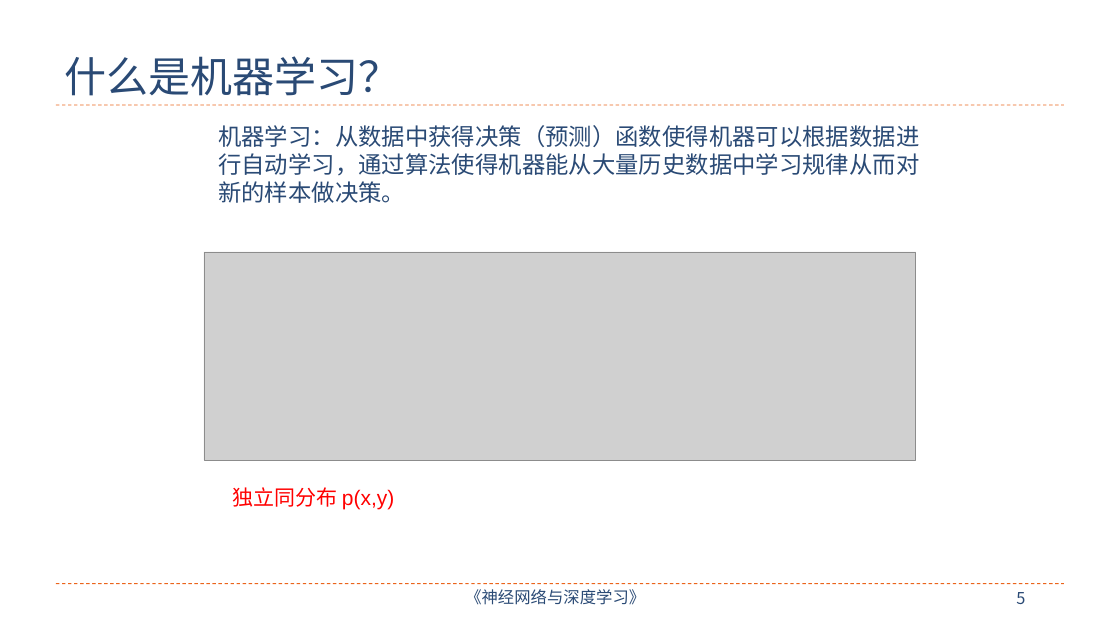
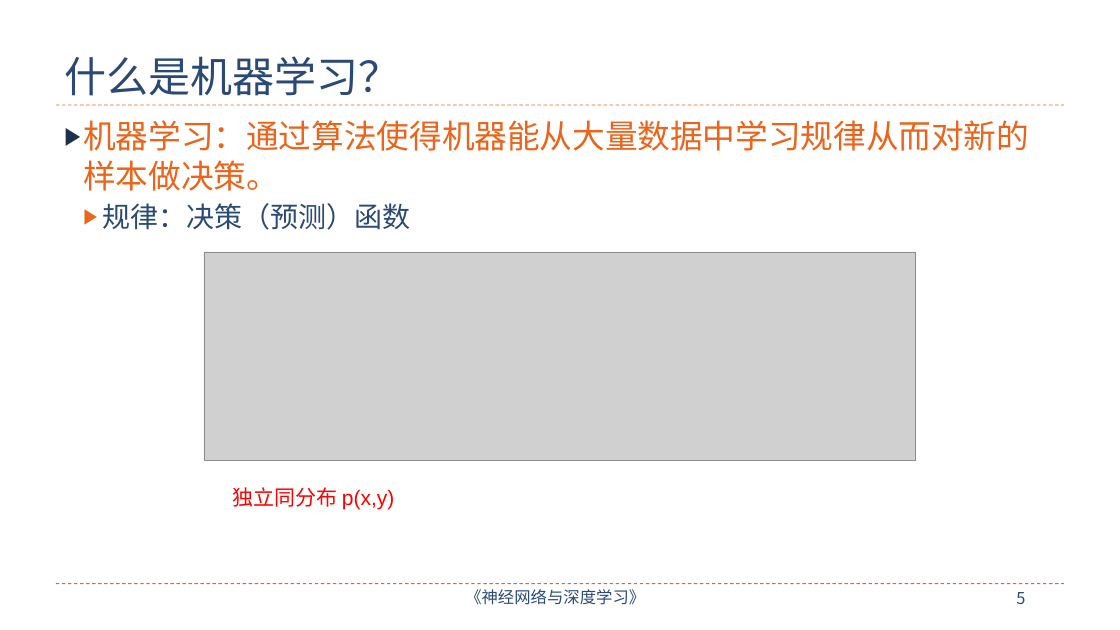
Before and after one commit to nndl/nndl.github.io, a slide deck: slide 5 of ppt/chap-机器学习概述.pptx. Drawn at 1120x630 pixels with LibreOffice and Linux fonts; fonts in the diff are those of the drawing; grey boxes stand for pictures. Boxes give left, top, right and bottom in pixels: in the first picture for what was removed or moved away, otherwise in the second. Text is boxed around its words. In the diff, an @@ line names an element or a change of style, - is before the commit and + after.

```diff
--- a/ppt/chap-机器学习概述.pptx
+++ b/ppt/chap-机器学习概述.pptx
@@ text added at [83, 120, 1029, 230], 28 pt, text #EB641B @@
+▶ 机器学习：通过算法使得机器能从大量数据中学习规律从而对新的样本做决策。
+  ▶ 规律：决策（预测）函数
@@ text removed at [218, 125, 919, 203] @@
-机器学习：从数据中获得决策（预测）函数使得机器可以根据数据进行自动学习，通过算法使得机器能从大量历史数据中学习规律从而对新的样本做决策。
```
Also in this commit, not shown: 24 other slides changed, 13 slides added, 2 other files.
